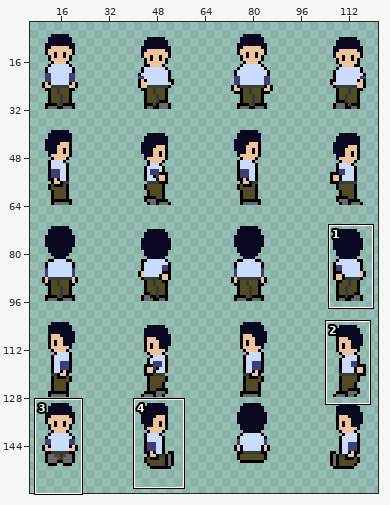
Edited in one commit: sprite sheet (images/characters/people/Brother.png). Above: a wide view before the commit, with the close-up outlined.
Close-up. Before the commit:
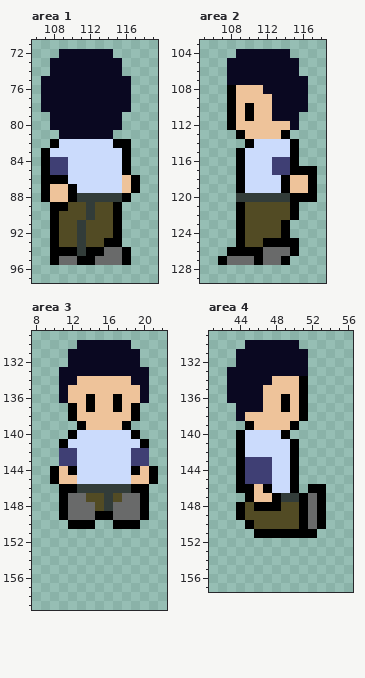
The file is 128x160 pixels. Shown: area 1: x 106..119, y 71..97; area 2: x 105..118, y 103..129; area 3: x 8..22, y 129..159; area 4: x 41..56, y 129..157. The wide view leaves out empty margins. The commit also changed other parts of the picture, which this record leaves out.
New version:
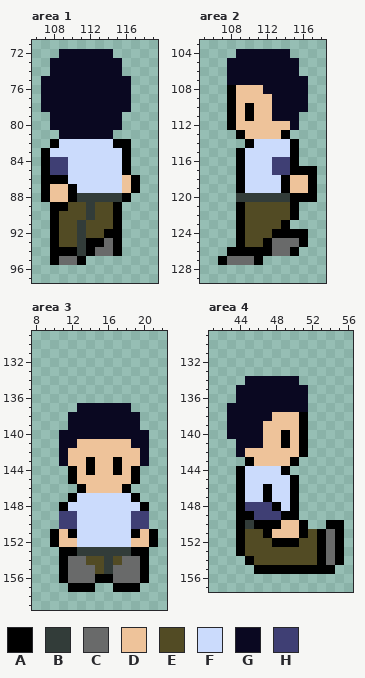
Palette (. is transparent): A #000000  B #323c39  C #696a6a  D #eec39a  E #524b24  F #cbdbfc  G #0a0821  H #3f3f74
Diff:
Changed rows in their new state; - is an unchanged pixel.
Area 1:
first column x 112:
92 --A--
93 AAC--
94 -C-A.
95 .....
Area 2:
first column x 112:
124 -A-AA
125 -CCCA
126 A----
127 ...--
Area 3:
first column x 10:
130 ---......---
131 --........--
132 --........--
133 -..........-
134 -..........-
135 -..........-
136 -..........-
137 --.GGGGGG.--
138 --GGGGGGGG--
139 --GGGGGGGG--
140 -GGGGGGGGGG-
141 -GGDDDDDDGG-
142 -GDDDDDDDDG-
143 -GDDADDADDG-
144 ..-DADDAD-..
145 ..ADDDDDDA..
146 -..ADDDDA..-
147 -.AFFFFFFA.-
148 --FFFFFFFF--
149 -HHFFFFFFHH-
150 -HHFFFFFFHH-
151 ADAFFFFFFADA
152 ADDFFFFFFDDA
153 -AABBBBBBAA-
154 -ACCEEBECCA-
155 -ACCCEBCCCA-
156 -ACCCAACCCA-
157 --AAA--AAA--
Area 4:
first column x 43:
130 --......-----
131 -........----
132 -........----
133 .........----
134 ..---GGG.----
135 .---GGGGG----
136 .---GGGGG----
137 G---GGGGG----
138 G-GGG--------
139 GGGG---DA----
140 GGGGDD-DA----
141 -GGGDDADA----
142 -GDDDDDDA----
143 -.ADDDD------
144 --FFF-A.-----
145 --FFF--------
146 --FF-----..--
147 -AFFAFFA...--
148 --HHH-FA...--
149 --AHHHAA...--
150 -ABAAADD-..AA
151 -AEE-DDD-EACA
152 -AEEEAAAEEACA
153 -AEEEEEEEEACA
154 --AEEEEEEEACA
155 ---AAAAAAAAA-
Boxes around the changes in both close-ups, in picture pixels (x1, y1, x2, y2):
changed: (86, 229, 131, 265)
changed: (263, 229, 308, 265)
changed: (50, 340, 158, 592)
changed: (227, 340, 344, 574)
